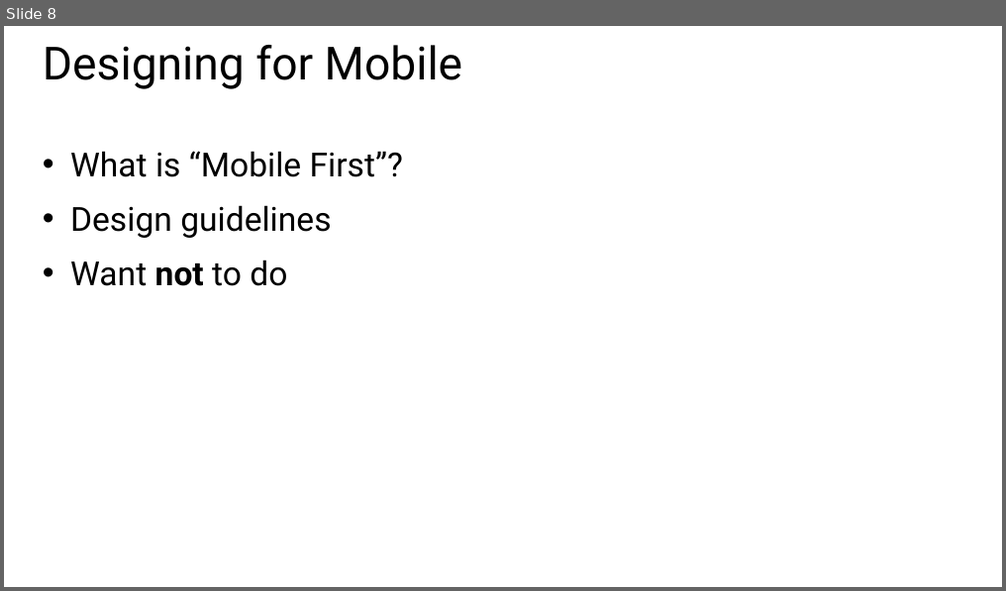
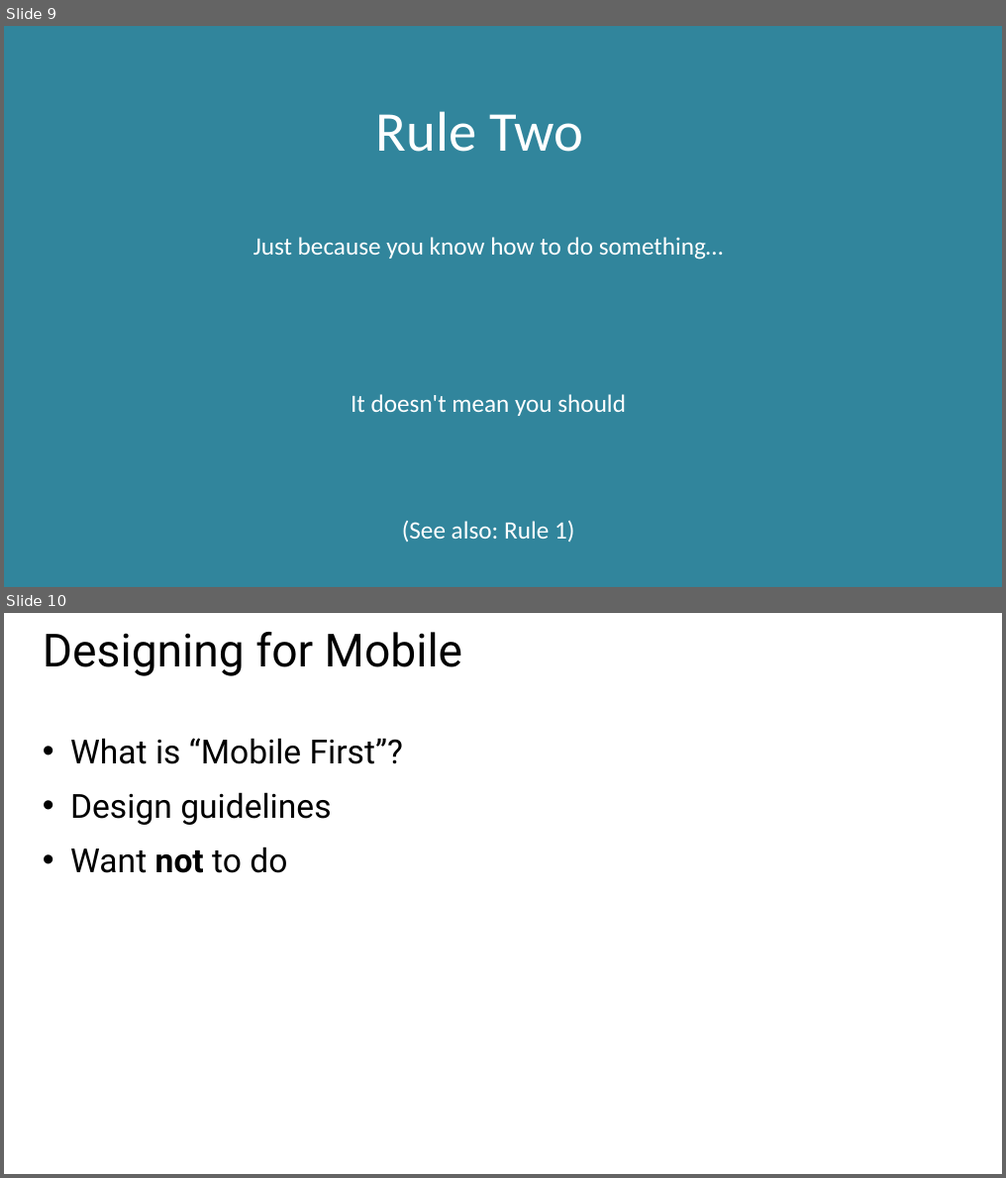
Before and after one commit to CharaD7/FrayedKnot, a slide deck: Slides/M1 Designing.pptx. Shown one above the other, each under a label of ours: slide 8 before the commit, slides 9 and 10 after it. The pictures are 1006x591 and 1006x1178 pixels, drawn with LibreOffice and Linux fonts; fonts in the diff are those of the drawing. Boxes give left, top, right and bottom in pixels: in the first picture for what was removed or moved away, otherwise in the second. Text is boxed around its words. In the diff, an @@ line names an element or a change of style, - is before the commit and + after.

```diff
--- a/Slides/M1 Designing.pptx
+++ b/Slides/M1 Designing.pptx
@@ slide 9 added at (x1=4, y1=26, x2=1002, y2=587), background #31859C @@
@@ text added at (x1=376, y1=111, x2=583, y2=152), 54 pt, text #FFFFFF @@
+Rule Two
@@ text added at (x1=253, y1=237, x2=724, y2=260), 24 pt, text #FFFFFF @@
+Just because you know how to do something…
@@ text added at (x1=350, y1=394, x2=626, y2=416), 24 pt, text #FFFFFF @@
+It doesn't mean you should
@@ text added at (x1=402, y1=521, x2=574, y2=542), 24 pt, text #FFFFFF @@
+(See also: Rule 1)
@@ what was slide 8 is now slide 10 @@
```
Also in this commit, not shown: 4 slides changed, 1 other slide added, 1 other file.
